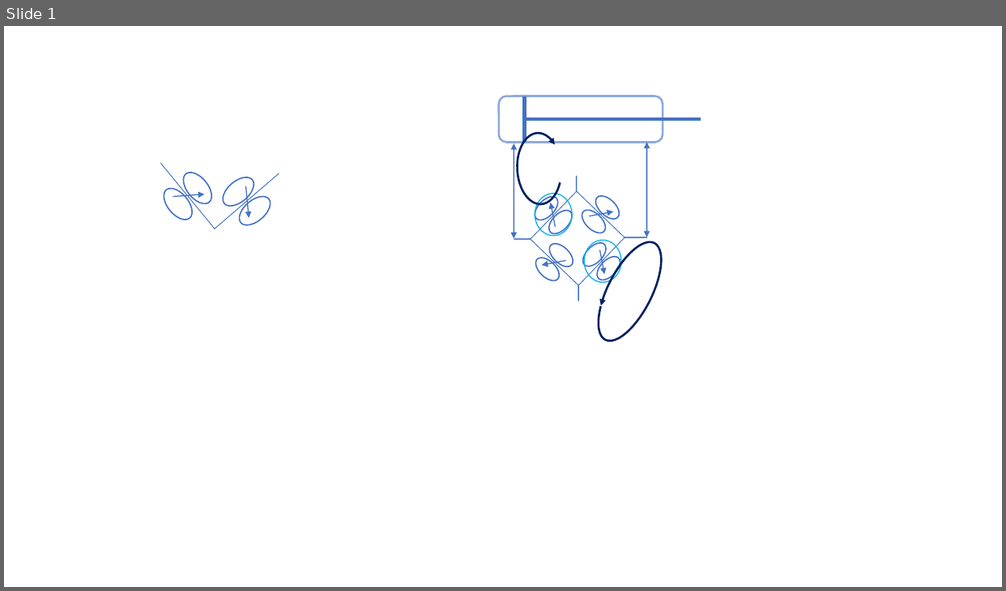
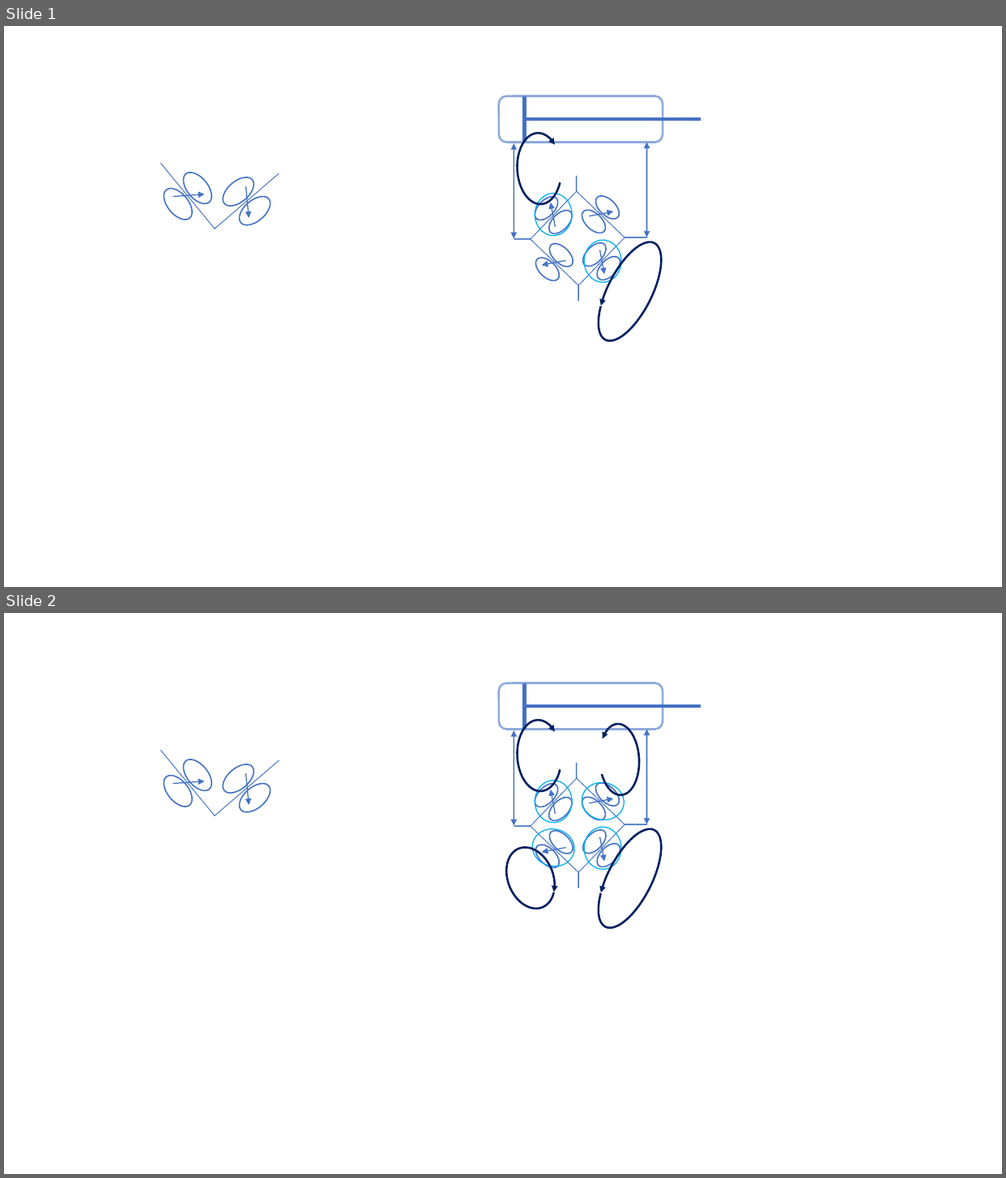
Before and after one commit to rnitsche66/teachingSMC, a slide deck: Festo/Drossel.odp. Shown one above the other, each under a label of ours: slide 1 before the commit, slides 1 and 2 after it. The pictures are 1006x591 and 1006x1178 pixels, drawn with LibreOffice and Linux fonts; fonts in the diff are those of the drawing. Boxes give left, top, right and bottom in pixels: in the first picture for what was removed or moved away, otherwise in the second. Text is boxed around its words. In the diff, an @@ line names an element or a change of style, - is before the commit and + after.

```diff
--- a/Festo/Drossel.odp
+++ b/Festo/Drossel.odp
@@ slide 2 added at (4, 613, 1002, 1174), background #FFFFFF @@
@@ freeform shape added at (499, 683, 663, 730), outline #8FAADC 2.01 pt @@
@@ freeform shape added at (522, 683, 526, 730), fill #4472C4 @@
@@ freeform shape added at (525, 705, 701, 708), fill #4472C4 @@
@@ double arrow added from (513, 825) to (513, 730), #4472C4 1.25 pt @@
@@ freeform shape added at (515, 719, 563, 792), outline #002060 2.01 pt @@
@@ freeform shape added at (597, 723, 641, 796), outline #002060 2.01 pt @@
@@ double arrow added from (647, 824) to (647, 729), #4472C4 1.25 pt @@
@@ group added at (159, 750, 218, 815): 2 freeform shapes, 1 line, 1 arrow @@
@@ group added at (215, 759, 279, 817): 2 freeform shapes, 1 line, 1 arrow @@
@@ freeform shape added at (535, 781, 572, 823), outline #00B0F0 0.99 pt @@
@@ line added from (577, 763) to (577, 779), #4472C4 1.25 pt @@
@@ freeform shape added at (578, 778, 628, 824), outline #00B0F0 0.99 pt @@
@@ line added from (530, 826) to (513, 826), #4472C4 1.25 pt @@
@@ freeform shape added at (529, 825, 578, 871), outline #00B0F0 0.99 pt @@
@@ freeform shape added at (584, 827, 621, 869), outline #00B0F0 0.99 pt @@
@@ freeform shape added at (586, 820, 675, 937), outline #002060 2.01 pt @@
@@ line added from (647, 825) to (624, 825), #4472C4 1.25 pt @@
@@ freeform shape added at (497, 841, 564, 917), outline #002060 2.01 pt @@
@@ group added at (530, 778, 624, 873): 8 freeform shapes, 4 lines, 4 arrows @@
@@ line added from (578, 872) to (579, 888), #4472C4 1.25 pt @@
```
